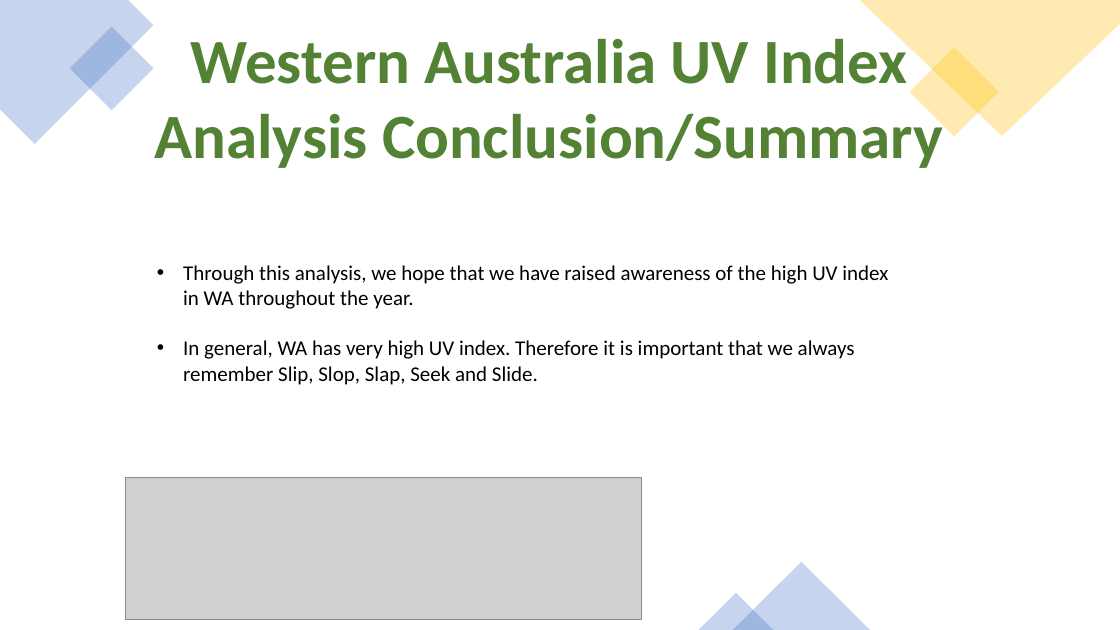
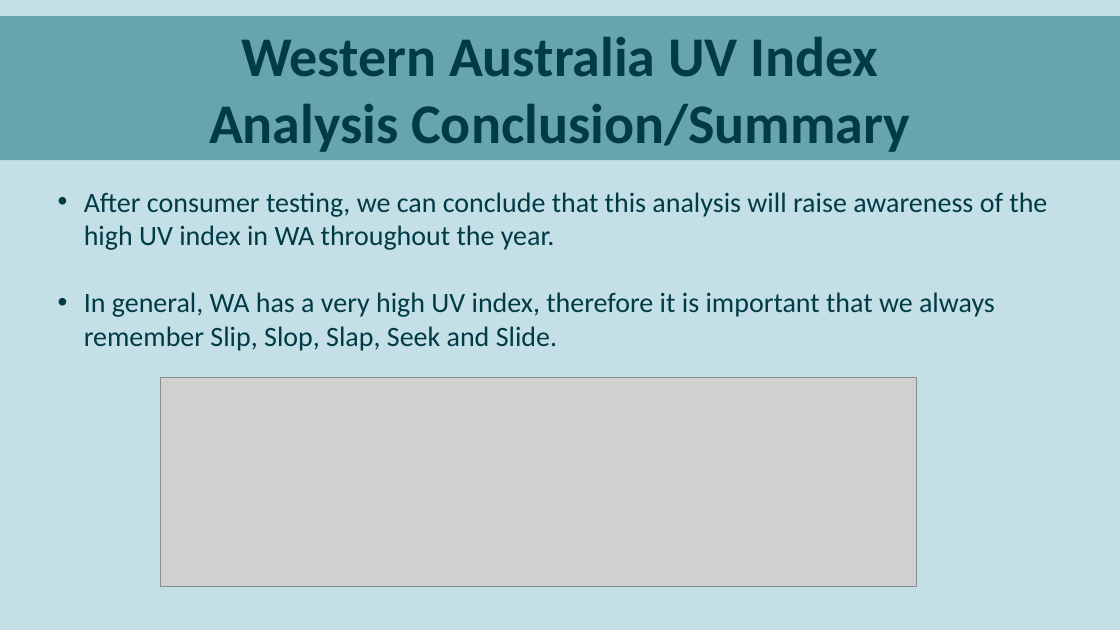
Before and after one commit to parastoorazavi/Data-Analytics-Project-2, a slide deck: slide 12 of Presentation.pptx (slide 13 before the commit). Drawn at 1120x630 pixels with LibreOffice and Linux fonts; fonts in the diff are those of the drawing; grey boxes stand for pictures. Boxes give left, top, right and bottom in pixels: in the first picture for what was removed or moved away, otherwise in the second. Text is boxed around its words. In the diff, an @@ line names an element or a change of style, - is before the commit and + after.

```diff
--- a/Presentation.pptx
+++ b/Presentation.pptx
@@ background #FFFFFF to #C4DFE6 @@
@@ rectangle "Western Australia UV Index" resized from (x1=154, y1=30, x2=943, y2=168) to (x1=0, y1=16, x2=1120, y2=160) @@
@@ rectangle "Western Australia UV Index" at (x1=0, y1=16, x2=1120, y2=160): size 54 to 48 pt, text colour #548235 to #003B46; fill none to #66A5AD @@
@@ freeform shape removed at (x1=0, y1=0, x2=154, y2=144) @@
@@ rectangle removed at (x1=70, y1=26, x2=154, y2=111) @@
@@ freeform shape removed at (x1=860, y1=0, x2=1120, y2=136) @@
@@ rectangle removed at (x1=909, y1=47, x2=999, y2=137) @@
@@ text at (x1=84, y1=192, x2=1047, y2=351): text changed; size 18 to 24 pt; text colour #000000 to #003B46 @@
-• Through this analysis, we hope that we have raised awareness of the high UV index in WA throughout the year.
-• In general, WA has very high UV index. Therefore it is important that we always remember Slip, Slop, Slap, Seek and Slide.
+• After consumer testing, we can conclude that this analysis will raise awareness of the high UV index in WA throughout the year.
+• In general, WA has a very high UV index, therefore it is important that we always remember Slip, Slop, Slap, Seek and Slide.
@@ picture resized from (x1=125, y1=477, x2=641, y2=619) to (x1=160, y1=378, x2=917, y2=586) @@
@@ triangle removed at (x1=733, y1=562, x2=870, y2=630) @@
@@ triangle removed at (x1=699, y1=593, x2=774, y2=630) @@
```
Also in this commit, not shown: 11 other slides changed, 1 slide added, 1 slide removed, 2 other files.
